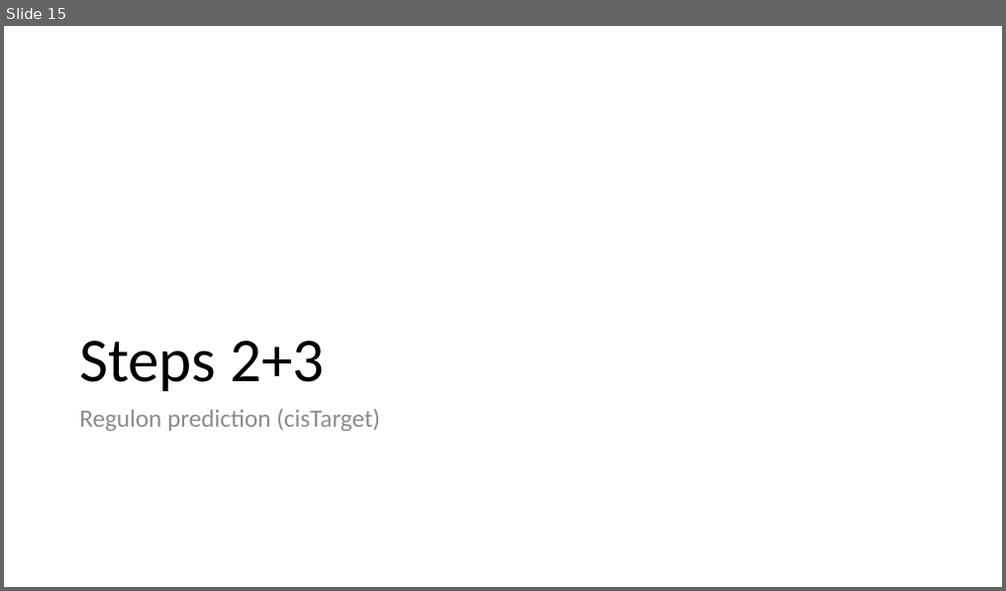
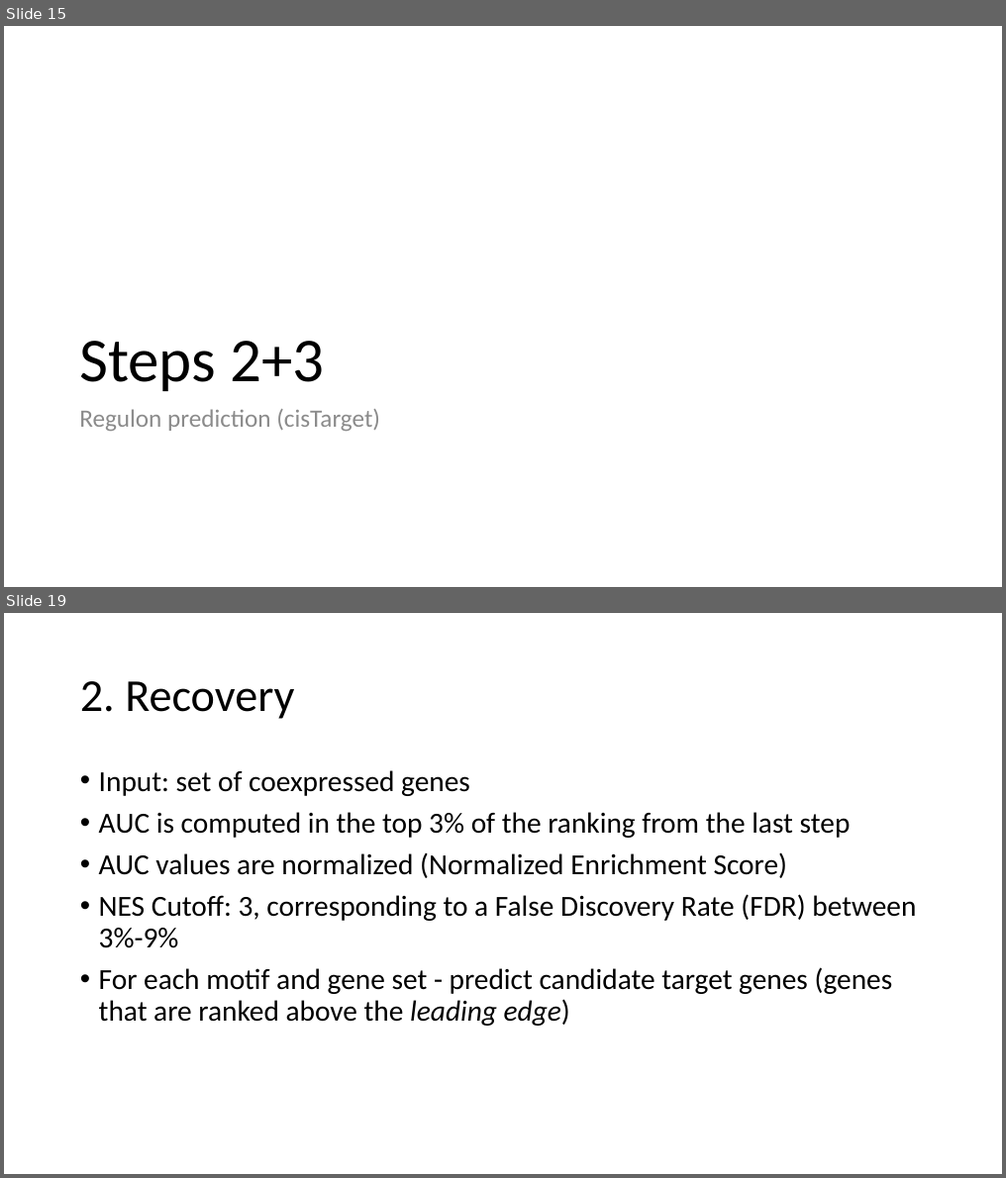
Before and after one commit to ozlembahar/devo-grn, a slide deck: my_notes.pptx. Shown one above the other, each under a label of ours: slide 15 before the commit, slides 15 and 19 after it; the slides between them are not shown. The pictures are 1006x591 and 1006x1178 pixels, drawn with LibreOffice and Linux fonts; fonts in the diff are those of the drawing. Boxes give left, top, right and bottom in pixels: in the first picture for what was removed or moved away, otherwise in the second. Text is boxed around its words. In the diff, an @@ line names an element or a change of style, - is before the commit and + after.

```diff
--- a/my_notes.pptx
+++ b/my_notes.pptx
@@ slide 19 added at (4,613,1002,1174), background #FFFFFF @@
@@ title added at (80,681,294,719), 44 pt, text #000000 @@
+2. Recovery
@@ text added at (99,770,916,1026), 28 pt, text #000000 @@
+• Input: set of coexpressed genes
+• AUC is computed in the top 3% of the ranking from the last step
+• AUC values are normalized (Normalized Enrichment Score)
+• NES Cutoff: 3, corresponding to a False Discovery Rate (FDR) between 3%-9%
+• For each motif and gene set - predict candidate target genes (genes that are ranked above the leading edge)
```
Also in this commit, not shown: 5 slides changed, 3 other slides added.
